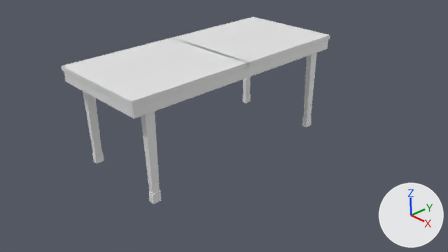
The Blender file Assets/Blender Files/Assets/Desk.blend as it was, and as the next commit left it.
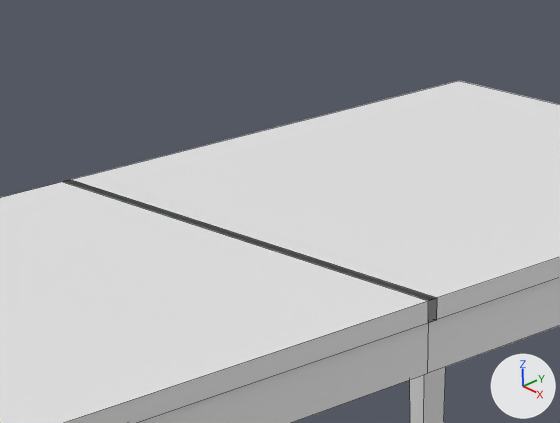
There are two pictures of each version: one from the file's camera 'Camera', one close up on the part from 35% to 61% of the width and 0% to 35% of the height. Lighting does not change. The marker at lower right points along +X, +Y and +Z. The close-ups show mesh edges as thin lines.
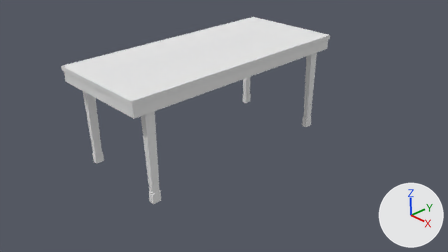
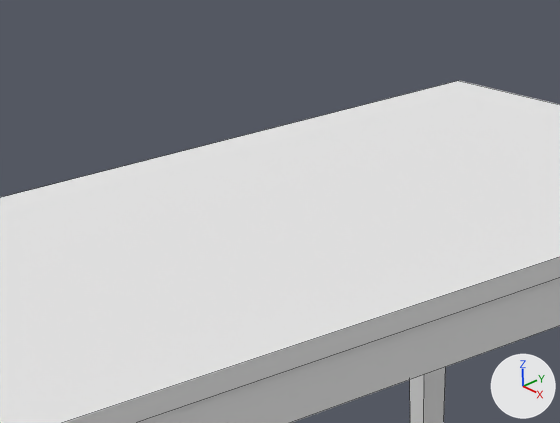
The newer file is also rescaled (x0.481) as a whole; pictures and numbers use the older file's frame.

Where the change shows, as pixel boxes [x1, y1, x2, y2] in the close-ups (560 x 423 px):
'Plane', reshaped, modifiers changed
    both: [0, 81, 560, 423]

Diff of the bpy script that builds the scene:
```diff
--- a/Assets/Blender Files/Assets/Desk.blend.py
+++ b/Assets/Blender Files/Assets/Desk.blend.py
@@ mat_desk @@
+mat_desk = diffuse_material('Desk')
+mat_desk.base_color = (0.8, 0.8, 0.8)  # white #e7e7e7
@@ me_plane @@
 # used by ob_plane; location = (0.0, 0.0, 0.0); scale = (0.103, 0.103, 0.103)
-me_plane.from_pydata(...)  # 48 vertices, 39 faces; spans x -11.7..11.7, y -0.2..26.0, z 0.0..21.6
+me_plane.from_pydata(...)  # 80 vertices, 66 faces; spans x -11.7..11.7, y -26.0..26.0, z 0.0..21.6
+# me_plane part 1
+# 8 vertices are removed from x -11.7..11.7, y -0.2..0.0, z 18.4..21.6
+# 10 faces are deleted
+# 8 vertices are added at x -11.7..11.7, y -26.0..-25.7, z 18.4..21.6
+# 11 new faces join them
+me_plane.materials.append(mat_desk)  # white #e7e7e7
@@ ob_plane @@
 ob_plane.scale = (0.103, 0.103, 0.103)
-_m = ob_plane.modifiers.new('Mirror', 'MIRROR')
-_m.use_axis = (False, True, False)
 _m = ob_plane.modifiers.new('EdgeSplit', 'EDGE_SPLIT')
```
